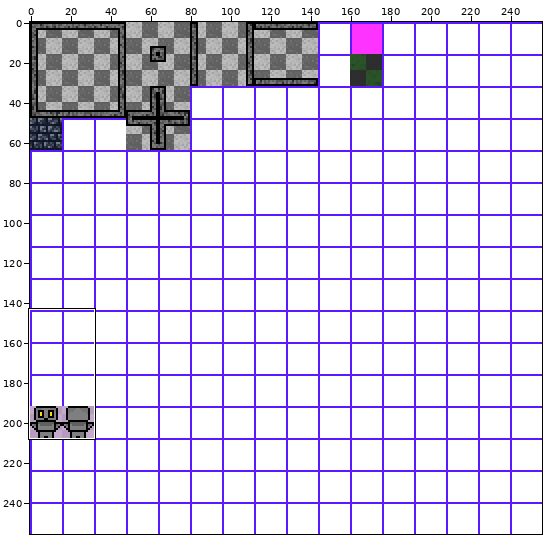
File history of a sprite sheet, RPG 204 2.edition version 2.31 (mit lwjgl)/src/img/spritesheet.png. Above, an overview of the earlier version with the close-up marked.
Close-up. Before the commit:
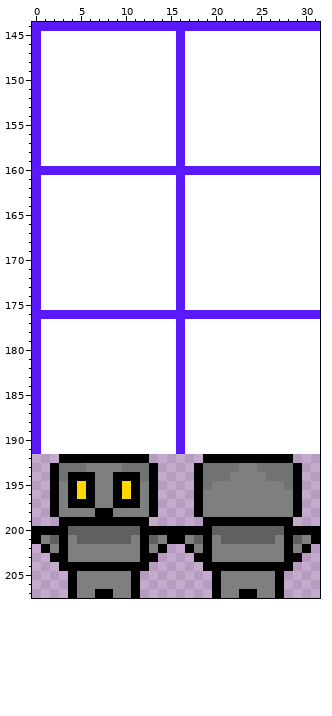
The file is 256x256 pixels. Colours within 5 levels of each other are drawn and written as one. Shown: x 0..31, y 144..207.
Now the later version:
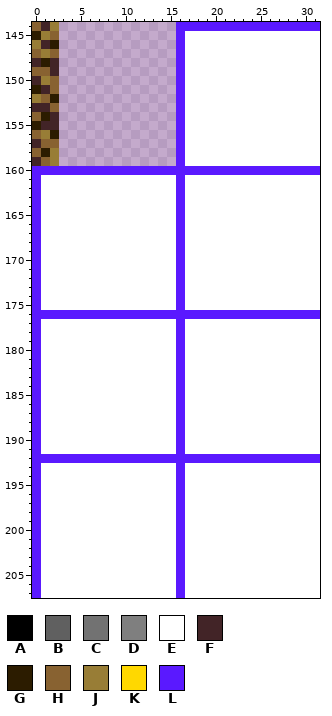
Palette (. is transparent): A #000000  B #606060  C #727272  D #7f7f7f  E #ffffff  F #422427  G #2c1c00  H #886231  J #987d36  K #ffd800  L #5a19ff
Diff:
{"y":144,"x":0,"old":"LLLLLLLLLLLLLLLL","new":"HFJ............."}
{"y":145,"x":0,"old":"LEEEEEEEEEEEEEEE","new":"GJH............."}
{"y":146,"x":0,"old":"LEEEEEEEEEEEEEEE","new":"JFG............."}
{"y":147,"x":0,"old":"LEEEEEEEEEEEEEEE","new":"HJH............."}
{"y":148,"x":0,"old":"LEEEEEEEEEEEEEEE","new":"FGF............."}
{"y":149,"x":0,"old":"LEEEEEEEEEEEEEEE","new":"HHF............."}
{"y":150,"x":0,"old":"LEEEEEEEEEEEEEEE","new":"FJH............."}
{"y":151,"x":0,"old":"LEEEEEEEEEEEEEEE","new":"GFH............."}
{"y":152,"x":0,"old":"LEEEEEEEEEEEEEEE","new":"JHG............."}
{"y":153,"x":0,"old":"LEEEEEEEEEEEEEEE","new":"FFH............."}
{"y":154,"x":0,"old":"LEEEEEEEEEEEEEEE","new":"HGF............."}
{"y":155,"x":0,"old":"LEEEEEEEEEEEEEEE","new":"GFF............."}
{"y":156,"x":0,"old":"LEEEEEEEEEEEEEEE","new":"HJG............."}
{"y":157,"x":0,"old":"LEEEEEEEEEEEEEEE","new":"FHH............."}
{"y":158,"x":0,"old":"LEEEEEEEEEEEEEEE","new":"HGJ............."}
{"y":159,"x":0,"old":"LEEEEEEEEEEEEEEE","new":"FHJ............."}
{"y":192,"x":0,"old":"...AAAAAAAAAA......AAAAAAAAAA...","new":"LLLLLLLLLLLLLLLLLLLLLLLLLLLLLLLL"}
{"y":193,"x":0,"old":"..ACCCDDDDCCCA....ACCCCDDCCCCA..","new":"LEEEEEEEEEEEEEEELEEEEEEEEEEEEEEE"}
{"y":194,"x":0,"old":"..ACAAADDAAACA....ACCCDDDDCCCA..","new":"LEEEEEEEEEEEEEEELEEEEEEEEEEEEEEE"}
{"y":195,"x":0,"old":"..ADAKADDAKADA....ACDDDDDDDDCA..","new":"LEEEEEEEEEEEEEEELEEEEEEEEEEEEEEE"}
{"y":196,"x":0,"old":"..ADAKADDAKADA....ADDDDDDDDDDA..","new":"LEEEEEEEEEEEEEEELEEEEEEEEEEEEEEE"}
{"y":197,"x":0,"old":"..ADAAADDAAADA....ADDDDDDDDDDA..","new":"LEEEEEEEEEEEEEEELEEEEEEEEEEEEEEE"}
{"y":198,"x":0,"old":"..ADDDDAADDDDA....ADDDDDDDDDDA..","new":"LEEEEEEEEEEEEEEELEEEEEEEEEEEEEEE"}
{"y":199,"x":0,"old":"...AAAAAAAAAA......AAAAAAAAAA...","new":"LEEEEEEEEEEEEEEELEEEEEEEEEEEEEEE"}
{"y":200,"x":0,"old":"AAAABBBBBBBBAAAAAAAABBBBBBBBAAAA","new":"LEEEEEEEEEEEEEEELEEEEEEEEEEEEEEE"}
{"y":201,"x":0,"old":"ADBADBBBBBBDABDAADBADBBBBBBDABDA","new":"LEEEEEEEEEEEEEEELEEEEEEEEEEEEEEE"}
{"y":202,"x":0,"old":".ADADDDDDDDDADA..ADADDDDDDDDADA.","new":"LEEEEEEEEEEEEEEELEEEEEEEEEEEEEEE"}
{"y":203,"x":0,"old":"..AADDDDDDDDAA....AADDDDDDDDAA..","new":"LEEEEEEEEEEEEEEELEEEEEEEEEEEEEEE"}
{"y":204,"x":0,"old":"...AAAAAAAAAA......AAAAAAAAAA...","new":"LEEEEEEEEEEEEEEELEEEEEEEEEEEEEEE"}
{"y":205,"x":0,"old":"....ADDDDDDA........ADDDDDDA....","new":"LEEEEEEEEEEEEEEELEEEEEEEEEEEEEEE"}
{"y":206,"x":0,"old":"....ADDDDDDA........ADDDDDDA....","new":"LEEEEEEEEEEEEEEELEEEEEEEEEEEEEEE"}
{"y":207,"x":0,"old":"....ADDAADDA........ADDAADDA....","new":"LEEEEEEEEEEEEEEELEEEEEEEEEEEEEEE"}
{"label":"changed","picture_box":[32,22,176,166]}
{"label":"changed","picture_box":[32,454,320,598]}
